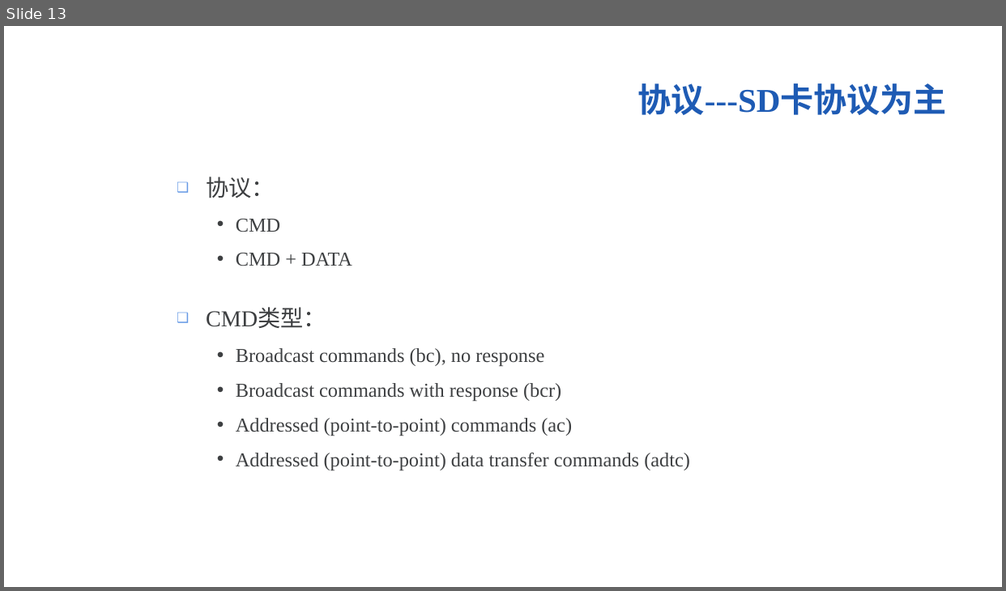
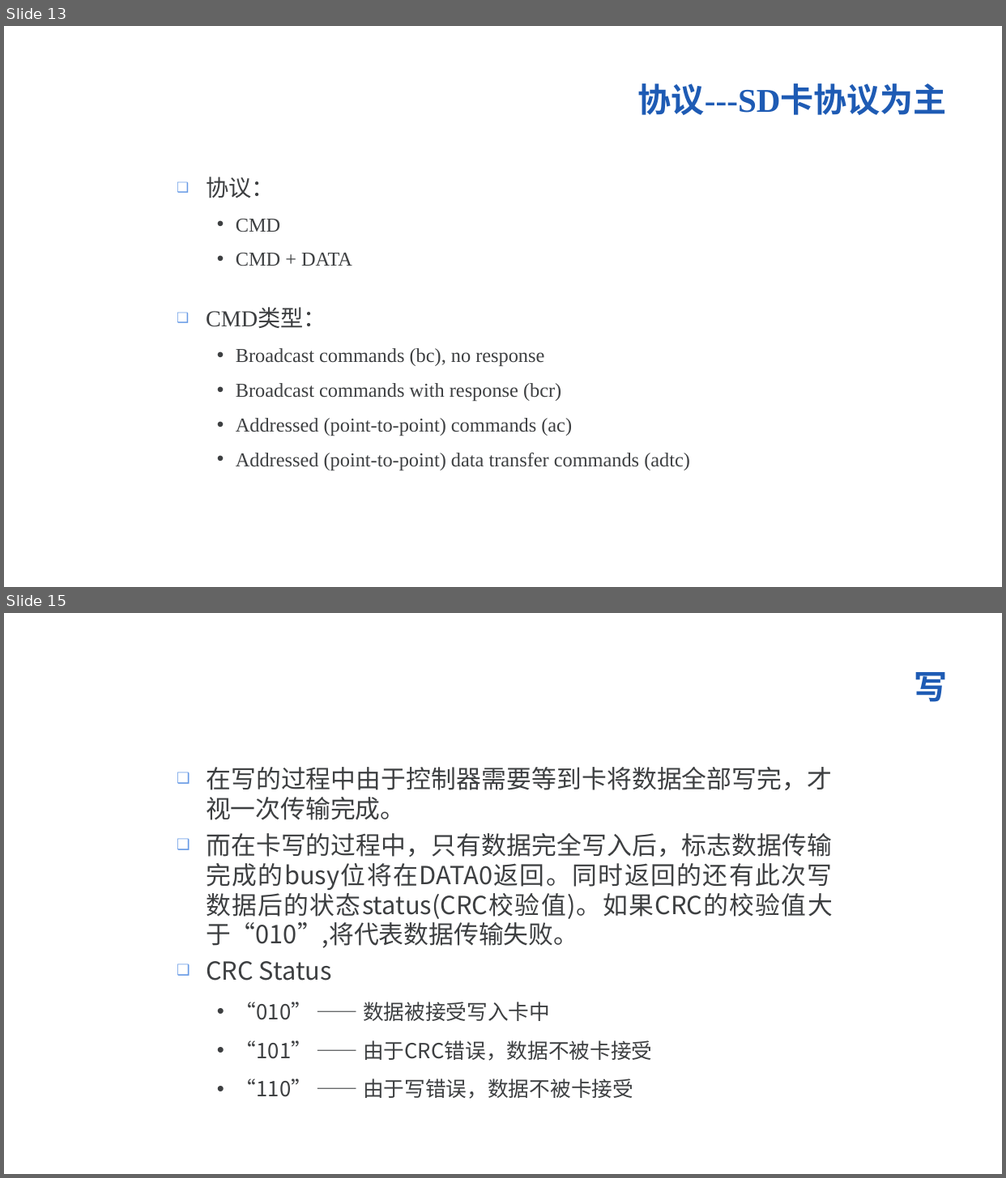
Before and after one commit to Winddoing/embedded_linux_notes, a slide deck: device_driver/mmc/doc/mmc.ppt. Shown one above the other, each under a label of ours: slide 13 before the commit, slides 13 and 15 after it; the slides between them are not shown. The pictures are 1006x591 and 1006x1178 pixels, drawn with LibreOffice and Linux fonts; fonts in the diff are those of the drawing; background and template pictures are left out. Boxes give left, top, right and bottom in pixels: in the first picture for what was removed or moved away, otherwise in the second. Text is boxed around its words. In the diff, an @@ line names an element or a change of style, - is before the commit and + after.

```diff
--- a/device_driver/mmc/doc/mmc.ppt
+++ b/device_driver/mmc/doc/mmc.ppt
@@ slide 15 added at (x1=4, y1=613, x2=1002, y2=1174), background picture (left out) @@
@@ title added at (x1=914, y1=672, x2=947, y2=702), 32 pt, text #1E5BB4, bold @@
+写
@@ text added at (x1=206, y1=767, x2=833, y2=1099), 24 pt, text #3D3F41 @@
+❑ 在写的过程中由于控制器需要等到卡将数据全部写完，才视一次传输完成。
+❑ 而在卡写的过程中，只有数据完全写入后，标志数据传输完成的busy位将在DATA0返回。同时返回的还有此次写数据后的状态status(CRC校验值)。如果CRC的校验值大于“010”,将代表数据传输失败。
+❑ CRC Status
+    • “010” —— 数据被接受写入卡中
+    • “101” —— 由于CRC错误，数据不被卡接受
+    • “110” —— 由于写错误，数据不被卡接受
```
Also in this commit, not shown: 7 slides changed, 10 other slides added, 1 other file.
